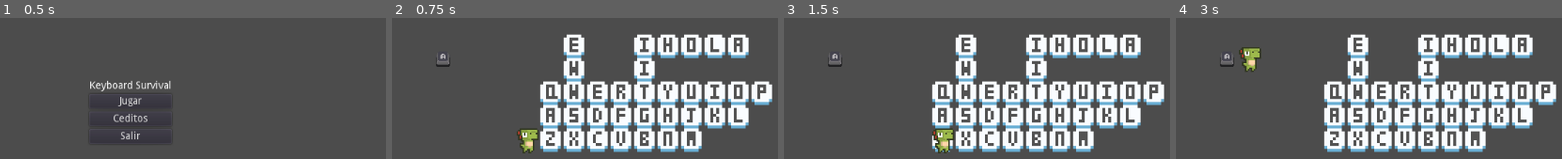
Above: before the commit, frames 1-4 (left to right).
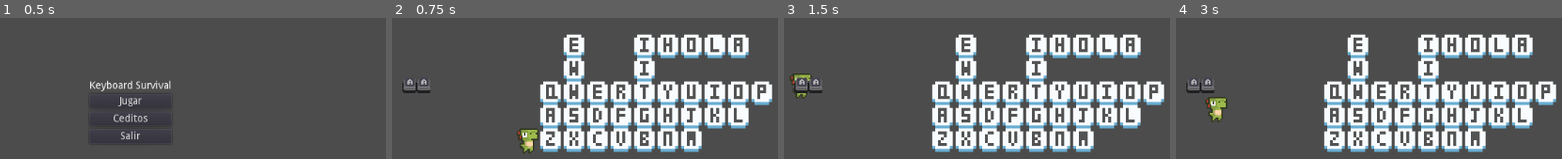
Above: after the commit, the same moments.

Repository: Frocoa/KeyboardSurvival
Game: Godot game, scene res://Scenes/main_menu.tscn
The game is run twice, just before and just after one commit, with the same random seed, the same clock (stepped at 60 frames per second) and the same inputs.
Inputs:
- Up to frame 1 (0.5 s): no input
- Up to frame 2 (0.75 s): click "Jugar" at 0.5 s
- Up to frame 3 (1.5 s): tap Enter at 1.25 s; hold Right (right) from 1.28 s (still down); tap A (A) at 1.35 s
- Up to frame 4 (3 s): tap B (B) at 1.55, 2.1 s; tap Space at 2 s; release Right (right) at 2.03 s; hold Down (down) 2.03-2.78 s; tap D (D) at 2.3, 2.85 s; tap Enter at 2.75 s; hold Right (right) from 2.78 s (still down)

Frame 1 is identical in both runs. In frame 2, 0.5% of the frame differs, in the area x 2-16%, y 25-54%; in frame 3, 1.6%; in frame 4, 1.9%, in the area x 2-23%, y 20-74%.

Commit message:
Testing path finding

Diff:
--- a/Scenes/key.tscn
+++ b/Scenes/key.tscn
@@ -1,9 +1,18 @@
-[gd_scene load_steps=3 format=2]
+[gd_scene load_steps=4 format=2]
 
 [ext_resource path="res://Scenes/key.gd" type="Script" id=1]
 [ext_resource path="res://Sprites/Spritesheets/A.png" type="Texture" id=2]
+
+[sub_resource type="NavigationPolygon" id=1]
+vertices = PoolVector2Array( -142, -42, -123, -42, -123, -19, -142, -19 )
+polygons = [ PoolIntArray( 0, 1, 2, 3 ) ]
+outlines = [ PoolVector2Array( -142, -42, -123, -42, -123, -19, -142, -19 ) ]
 
 [node name="Key" type="Sprite"]
 texture = ExtResource( 2 )
 hframes = 3
 script = ExtResource( 1 )
+
+[node name="Poligono" type="NavigationPolygonInstance" parent="."]
+position = Vector2( 132.5, 29 )
+navpoly = SubResource( 1 )
--- a/Scenes/main.tscn
+++ b/Scenes/main.tscn
@@ -991,7 +991,10 @@
 position = Vector2( 20, 21 )
 
 [node name="Keys" type="Node2D" parent="."]
+unique_name_in_owner = true
 
 [node name="Key" parent="Keys" instance=ExtResource( 1 )]
-position = Vector2( -132, -31 )
-key = "B"
+position = Vector2( -178, 5 )
+
+[node name="Key2" parent="Keys" instance=ExtResource( 1 )]
+position = Vector2( -159, 5 )
--- a/Scripts/main.gd
+++ b/Scripts/main.gd
@@ -1,16 +1,18 @@
-extends Node
+extends Node2D
 
 var tile_size = 32
 onready var player = get_node("player")
 onready var tilemap = get_node("tileMap")
 var directions = {
 	"up": Vector2.UP,
-	"down": Vector2.DOWN + Vector2.RIGHT/2,
+	"down": Vector2.DOWN,
 	"left": Vector2.LEFT,
 	"right": Vector2.RIGHT
 }
 
-onready var keys = $Keys
+
+
+onready var keys = $"%Keys"
 
 func _on_key_pressed(pos):
 	player.global_position = pos
@@ -19,6 +21,18 @@
 	for key in keys.get_children():
 		key.connect("key_pressed", self, "_on_key_pressed")
 
+	Navigation2DServer.map_force_update(get_world_2d().navigation_map)
+
+	var path2 = Navigation2DServer.map_get_path(
+	get_world_2d().navigation_map,
+	keys.get_children()[0].global_position,
+	keys.get_children()[0].global_position + Vector2.RIGHT*5,
+	true
+	)
+
+	print(keys.get_children()[0].global_position)
+	print(keys.get_children()[1].global_position)
+	print(path2)
 func getGridPosition(coordinate):
 	return tilemap.world_to_map(tilemap.to_local(coordinate))
 
